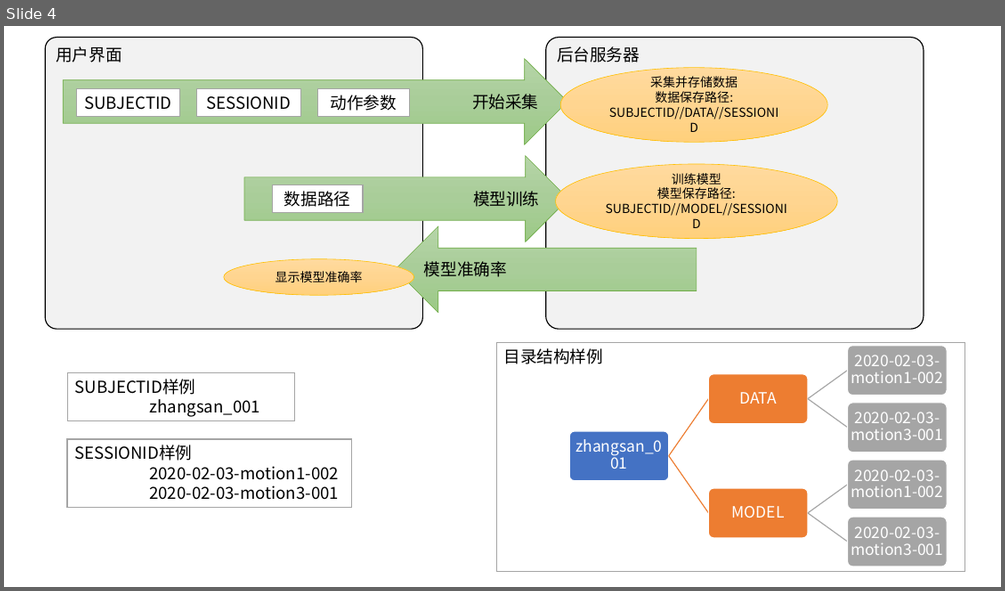
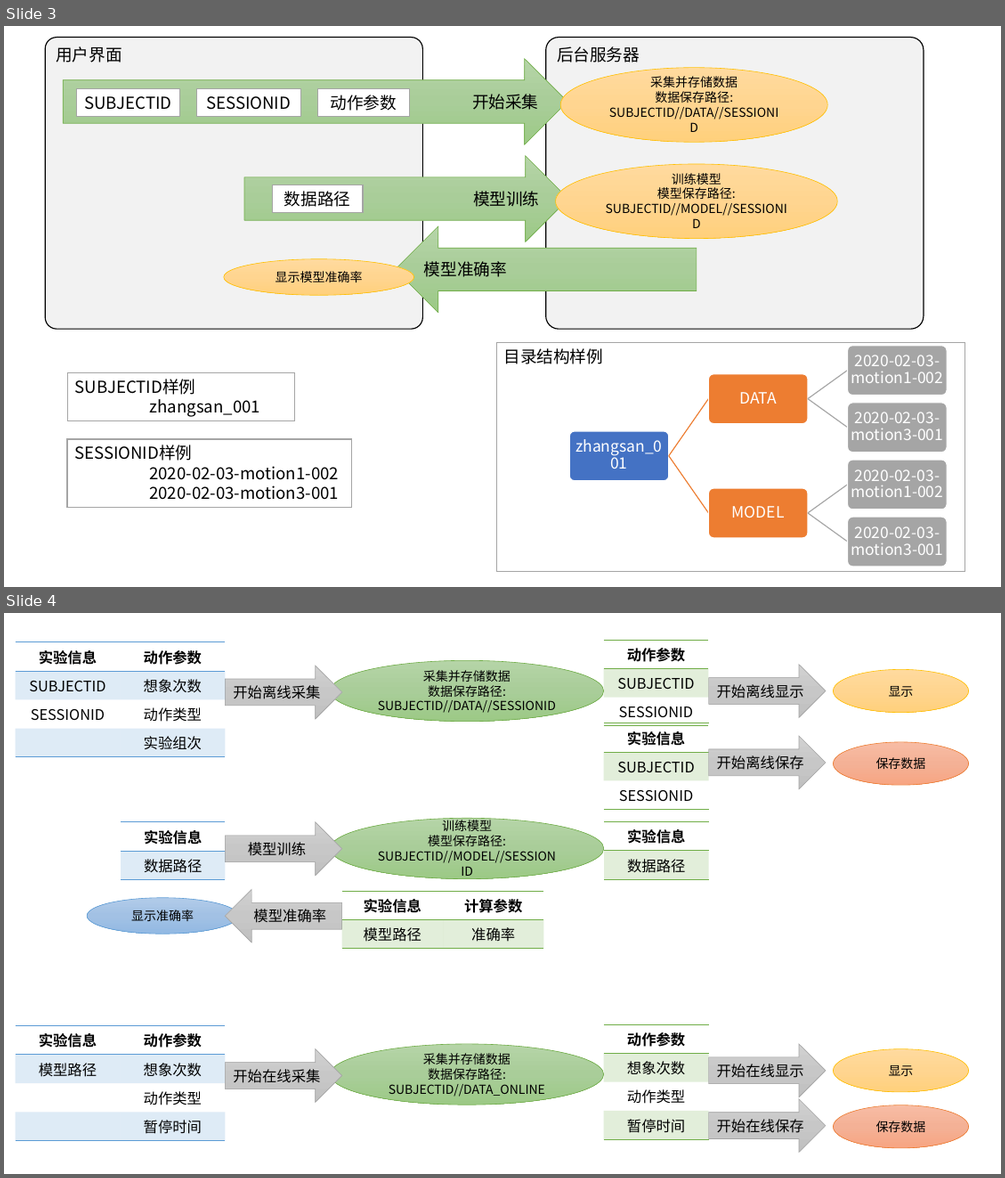
Before and after one commit to listenzcc/distributed_workers, a slide deck: structure.pptx. Shown one above the other, each under a label of ours: slide 4 before the commit, slides 3 and 4 after it. The pictures are 1005x591 and 1005x1178 pixels, drawn with LibreOffice and Linux fonts; fonts in the diff are those of the drawing. Boxes give left, top, right and bottom in pixels: in the first picture for what was removed or moved away, otherwise in the second. Text is boxed around its words. In the diff, an @@ line names an element or a change of style, - is before the commit and + after.

```diff
--- a/structure.pptx
+++ b/structure.pptx
@@ slide 4 added at (4,613,1001,1174), background #FFFFFF @@
@@ table added at (16,642,225,754), 4 rows, 2 columns @@
+实验信息 | 动作参数
+SUBJECTID | 想象次数
+SESSIONID | 动作类型
+ | 实验组次
@@ right arrow added at (226,666,342,718), fill gradient #D2D2D2 to #C8C8C8 to #C0C0C0, outline #A5A5A5 0.5 pt, 14 pt, text #000000 @@
+开始离线采集
@@ ellipse added at (330,661,604,722), fill gradient #B5D5A7 to #AACE9A to #9CC987, outline #70AD47 0.5 pt, 12 pt, text #000000 @@
+采集并存储数据
+数据保存路径: SUBJECTID//DATA//SESSIONID
@@ table added at (604,640,708,721), 3 rows, 1 columns @@
+动作参数
+SUBJECTID
+SESSIONID
@@ right arrow added at (708,665,825,718), fill gradient #D2D2D2 to #C8C8C8 to #C0C0C0, outline #A5A5A5 0.5 pt, 14 pt, text #000000 @@
+开始离线显示
@@ ellipse added at (833,669,969,712), fill gradient #FFDB9E to #FFD590 to #FFD07C, outline #FFC000 0.5 pt, 12 pt, text #000000 @@
+显示
@@ table added at (604,723,708,804), 3 rows, 1 columns @@
+实验信息
+SUBJECTID
+SESSIONID
@@ right arrow added at (708,736,825,788), fill gradient #D2D2D2 to #C8C8C8 to #C0C0C0, outline #A5A5A5 0.5 pt, 14 pt, text #000000 @@
+开始离线保存
@@ ellipse added at (833,742,969,785), fill gradient #F7BDA5 to #F5B196 to #F8A582, outline #ED7D31 0.5 pt, 12 pt, text #000000 @@
+保存数据
@@ table added at (121,822,226,876), 2 rows, 1 columns @@
+实验信息
+数据路径
@@ right arrow added at (226,822,342,876), fill gradient #D2D2D2 to #C8C8C8 to #C0C0C0, outline #A5A5A5 0.5 pt, 14 pt, text #000000 @@
+模型训练
@@ ellipse added at (330,818,604,878), fill gradient #B5D5A7 to #AACE9A to #9CC987, outline #70AD47 0.5 pt, 12 pt, text #000000 @@
+训练模型
+模型保存路径: SUBJECTID//MODEL//SESSIONID
@@ table added at (605,821,709,876), 2 rows, 1 columns @@
+实验信息
+数据路径
@@ ellipse added at (87,898,238,933), fill gradient #B1CBE9 to #A3C1E5 to #93B9E4, outline #5B9BD5 0.5 pt, 12 pt, text #000000 @@
+显示准确率
@@ right arrow added at (226,890,342,943), fill gradient #D2D2D2 to #C8C8C8 to #C0C0C0, outline #A5A5A5 0.5 pt, 14 pt, text #000000 @@
+模型准确率
@@ table added at (342,891,544,945), 2 rows, 2 columns @@
+实验信息 | 计算参数
+模型路径 | 准确率
@@ table added at (16,1026,225,1137), 4 rows, 2 columns @@
+实验信息 | 动作参数
+模型路径 | 想象次数
+ | 动作类型
+ | 暂停时间
@@ table added at (604,1024,708,1136), 4 rows, 1 columns @@
+动作参数
+想象次数
+动作类型
+暂停时间
@@ right arrow added at (226,1049,342,1102), fill gradient #D2D2D2 to #C8C8C8 to #C0C0C0, outline #A5A5A5 0.5 pt, 14 pt, text #000000 @@
+开始在线采集
@@ ellipse added at (330,1044,604,1104), fill gradient #B5D5A7 to #AACE9A to #9CC987, outline #70AD47 0.5 pt, 12 pt, text #000000 @@
+采集并存储数据
+数据保存路径: SUBJECTID//DATA_ONLINE
@@ right arrow added at (708,1044,825,1097), fill gradient #D2D2D2 to #C8C8C8 to #C0C0C0, outline #A5A5A5 0.5 pt, 14 pt, text #000000 @@
+开始在线显示
@@ ellipse added at (833,1049,969,1092), fill gradient #FFDB9E to #FFD590 to #FFD07C, outline #FFC000 0.5 pt, 12 pt, text #000000 @@
+显示
@@ right arrow added at (708,1099,825,1152), fill gradient #D2D2D2 to #C8C8C8 to #C0C0C0, outline #A5A5A5 0.5 pt, 14 pt, text #000000 @@
+开始在线保存
@@ ellipse added at (833,1105,969,1148), fill gradient #F7BDA5 to #F5B196 to #F8A582, outline #ED7D31 0.5 pt, 12 pt, text #000000 @@
+保存数据
@@ what was slide 4 is now slide 3 @@
```
Also in this commit, not shown: 1 slide removed, 5 other files.
